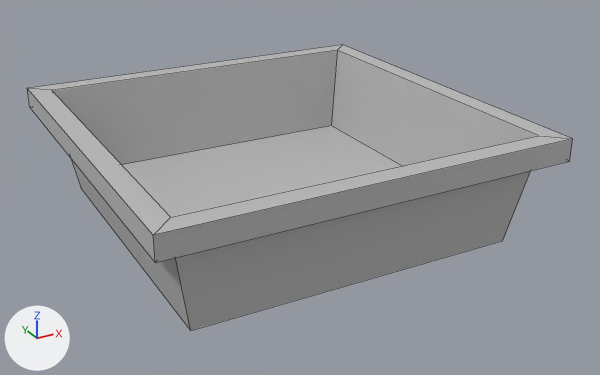
Renders of the FBX model Assets/3DModels/Planter2x2.fbx from each side of a commit.
Before and after are seen from a 50 mm camera at (-0.0178, -0.0348, 0.0185) aimed at (0.0008, -0.001, 0.0016). The lights are fixed; the arrows at lower left show +X, +Y and +Z. Mesh edges are drawn as thin lines. Where no turn or scale is listed for an object, it has been applied to the vertices.

Script lines for the objects in view, before the commit:
```python
me_mesh = bpy.data.meshes.new('Mesh')
me_mesh.from_pydata(...)  # 24 vertices, 22 faces; spans x -0.0099..0.0099, y -0.0099..0.0099, z -0.0022..0.0033
me_mesh.materials.append(mat_lambert1)  # grey #bcbcbc
ob_pcube1 = bpy.data.objects.new('pCube1', me_mesh)
ob_pcube1.location = (0.0, 0.0, 0.00222)
```
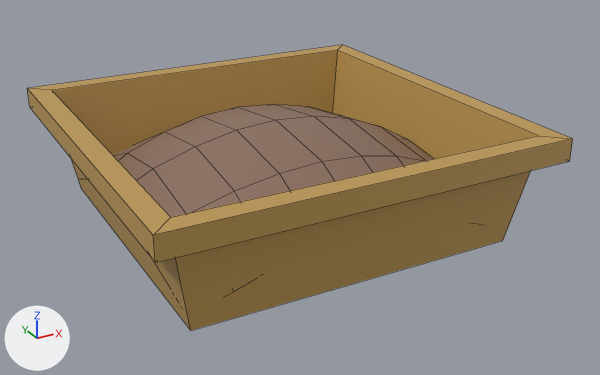
The edits, one by one:
Material 'PlaneterMat' (mat_planetermat) is new.
Its base color is (0.515, 0.317, 0.086) (orange #be9953).
Material 'DirtMat' (mat_dirtmat) is new.
Its base color is (0.26, 0.158, 0.112) (brown #8b6f5e).
me_mesh has 24 vertices, 22 faces and spans x -0.0099..0.0099, y -0.0099..0.0099, z -0.0022..0.0033.
me_mesh no longer uses material mat_lambert1 (grey #bcbcbc).
me_mesh now uses material mat_planetermat (orange #be9953).
Mesh me_mesh_1 is new.
It has 45 vertices, 32 faces and spans x -0.0084..0.0081, y -0.0084..0.0085, z 0.0083..0.013.
It uses material mat_dirtmat (brown #8b6f5e).
Object 'Dirt' (ob_dirt) is new; it shows me_mesh_1.
Its location is (0.0, 0.0, -0.00793).

What differs and where, as boxes (x1, y1, x2, y2) in the pictures (600 x 375 px):
'pCube1', recoloured (grey to brown)
    both: (27, 45, 573, 330)
'Dirt', added (brown)
    after: (113, 104, 434, 217)
